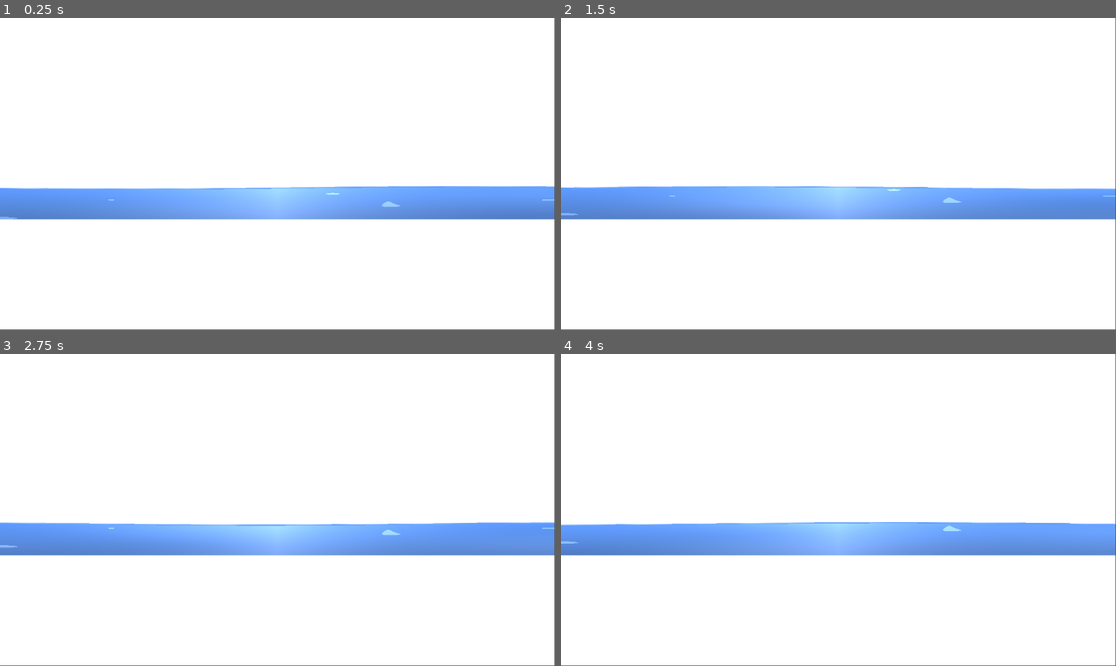
Above: before the commit, frames 1-4 (two rows, left to right).
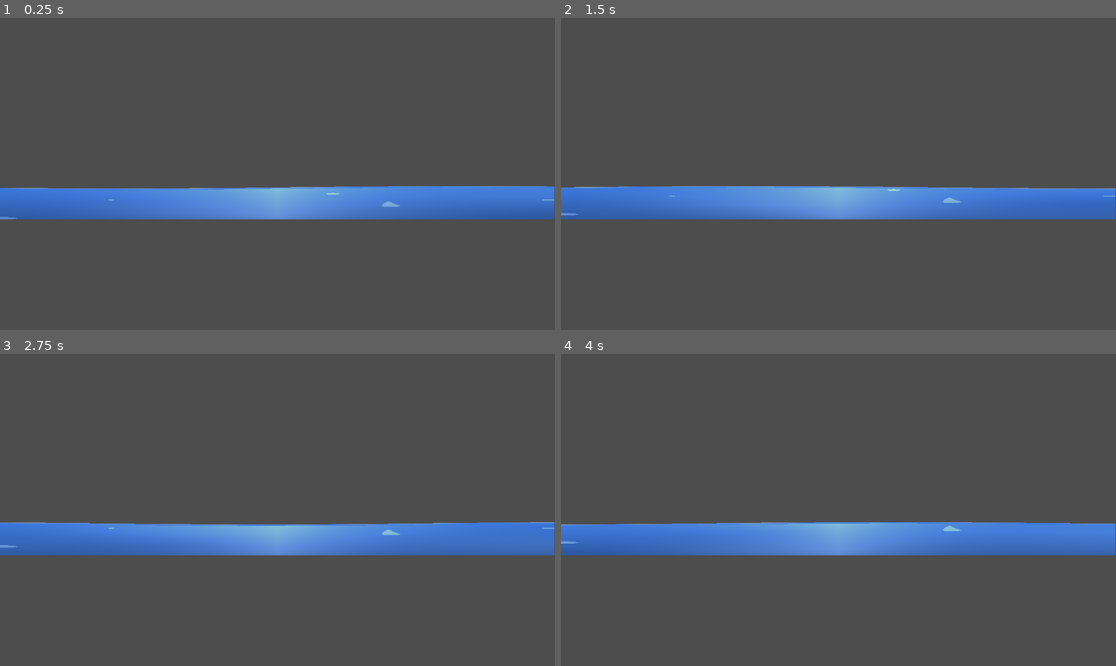
Above: after the commit, the same moments.

Repository: Jadiefication/Campfire-GameJam
Game: Godot game, scene res://scenes/base.tscn
Two runs of this game, one before a commit and one after it. Both use one fixed random seed, a clock stepped at 60 frames per second and the inputs below. The engine's default icon, where the game draws it, is replaced by a stand-in: a white triangle on a blue panel in a dark square.
Inputs:
- Up to frame 1 (0.25 s): no input
- Up to frame 2 (1.5 s): tap Enter at 0.5 s
- Up to frame 3 (2.75 s): tap Space at 2 s
- Up to frame 4 (4 s): tap Enter at 2.75 s

The runs differ from the first frame. In frame 1, 100% of the frame differs, in the area x 0-100%, y 0-100%; in frame 2, 100%; in frame 3, 100%; in frame 4, 100%.

Commit message:
chore: move to textureRect

Diff:
--- a/scenes/base.tscn
+++ b/scenes/base.tscn
@@ -24,9 +24,9 @@
 
 [node name="Node2D" type="Node2D" unique_id=2036010790]
 
-[node name="ColorRect" type="ColorRect" parent="." unique_id=463818166]
-offset_right = 1151.0
-offset_bottom = 647.0
+[node name="TextureRect" type="TextureRect" parent="." unique_id=1107784584]
+offset_right = 1152.0
+offset_bottom = 650.0
 
 [node name="Area2D" type="Area2D" parent="." unique_id=424514134]
 
